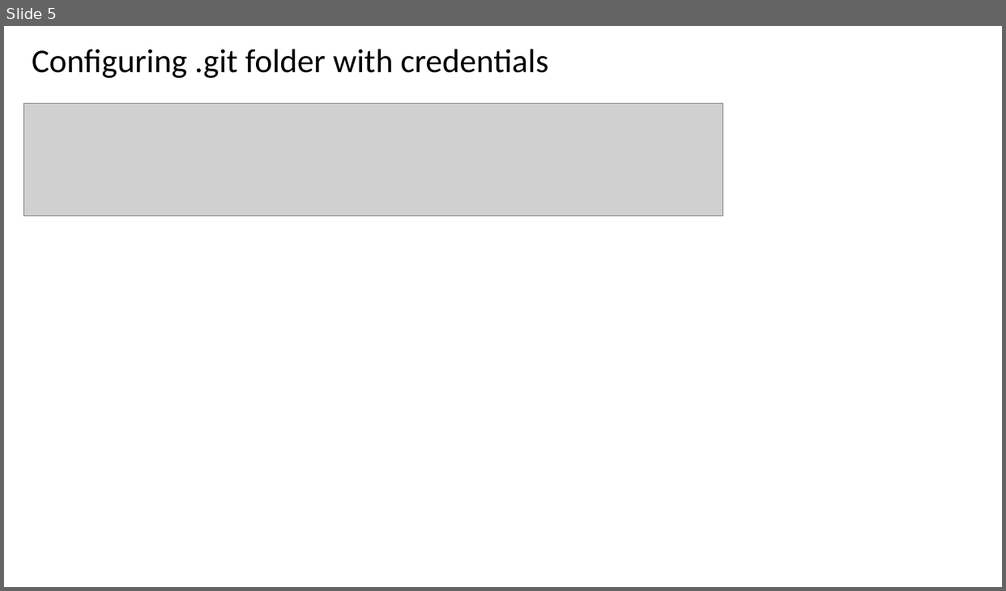
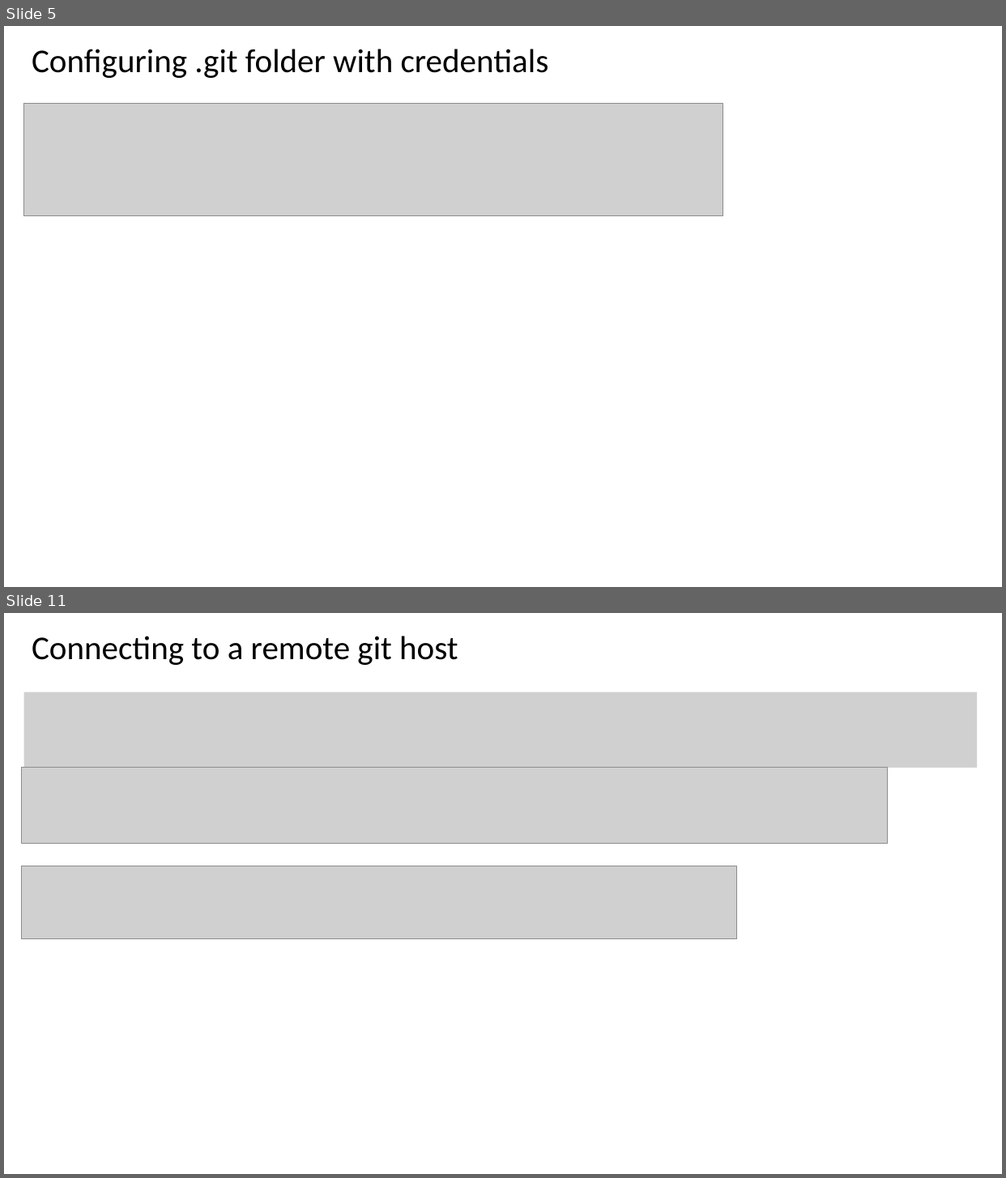
Before and after one commit to MayankDoda/Misc, a slide deck: Github Commands.pptx. Shown one above the other, each under a label of ours: slide 5 before the commit, slides 5 and 11 after it; the slides between them are not shown. The pictures are 1006x591 and 1006x1178 pixels, drawn with LibreOffice and Linux fonts; fonts in the diff are those of the drawing; grey boxes stand for pictures. Boxes give left, top, right and bottom in pixels: in the first picture for what was removed or moved away, otherwise in the second. Text is boxed around its words. In the diff, an @@ line names an element or a change of style, - is before the commit and + after.

```diff
--- a/Github Commands.pptx
+++ b/Github Commands.pptx
@@ slide 11 added at box(4, 613, 1002, 1174), background #FFFFFF @@
@@ text added at box(32, 636, 458, 665), 32 pt, text #000000 @@
+Connecting to a remote git host
@@ picture added at box(24, 692, 978, 768) @@
@@ picture added at box(22, 768, 888, 844) @@
@@ picture added at box(22, 867, 738, 939) @@
```
Also in this commit, not shown: 1 slide changed, 5 other slides added.
